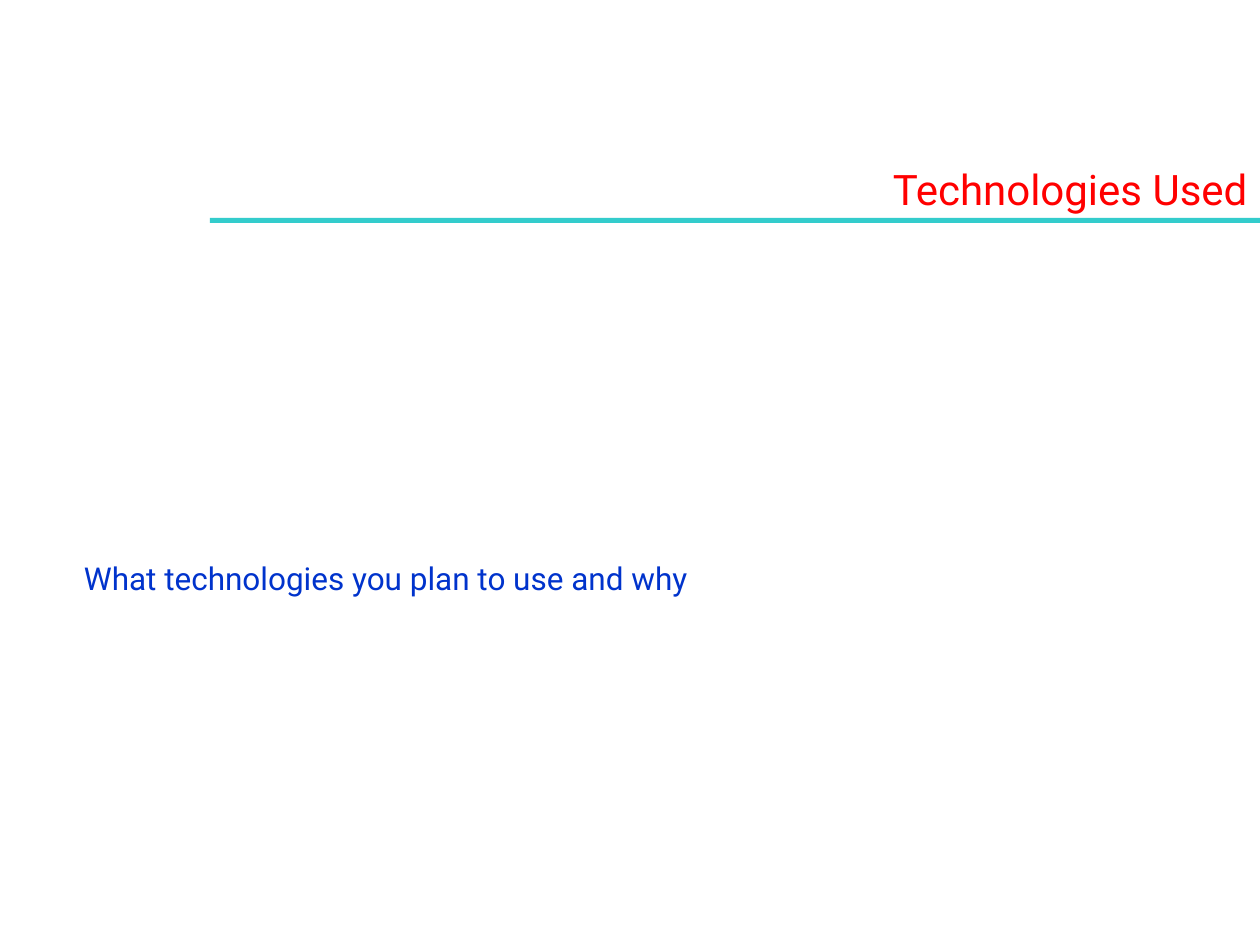
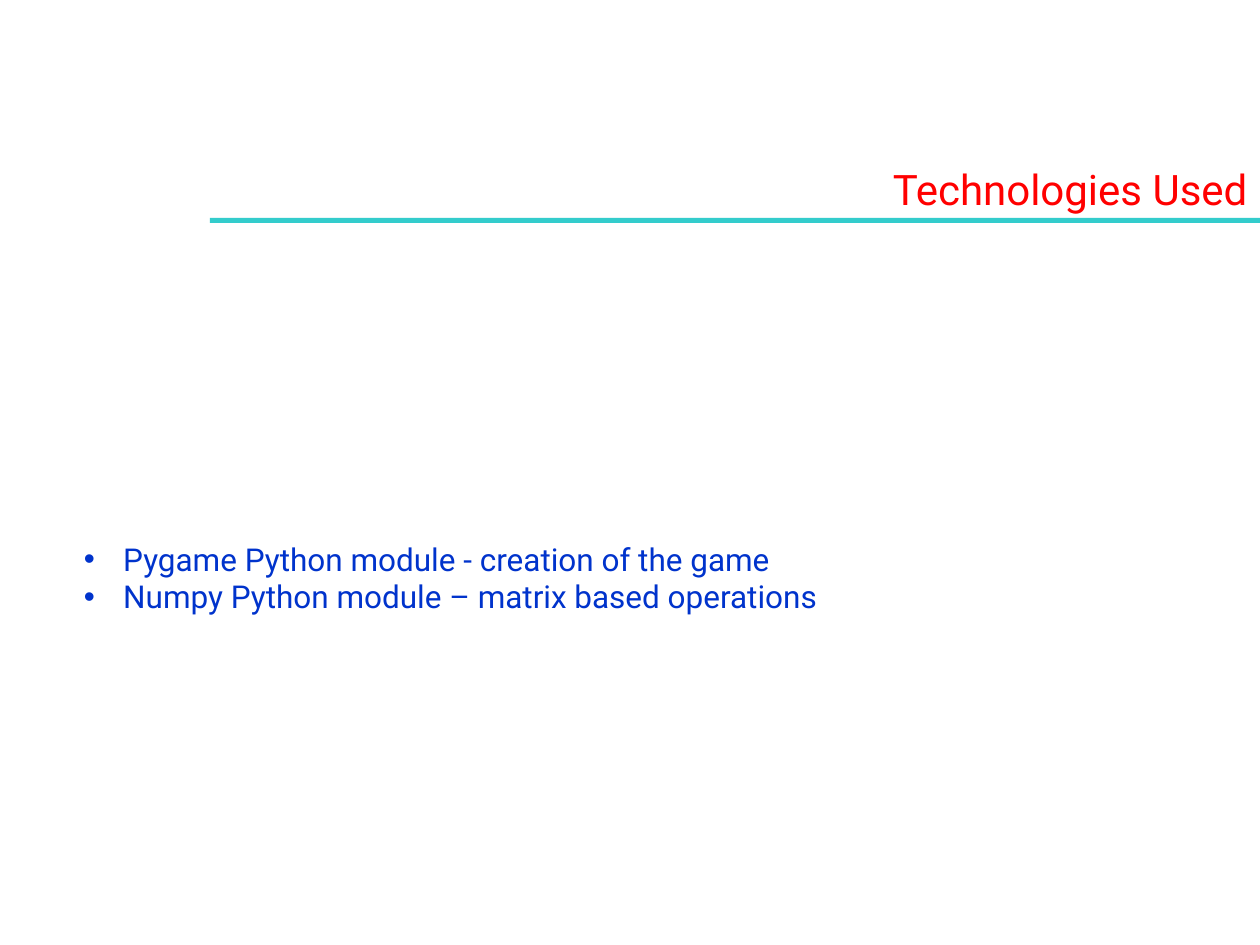
Before and after one commit to Surya-Narayan/Pacman, a slide deck: slide 9 of Resources/Presentation/Review 1 - Project Progress Presentation 2020.pptx (slide 8 before the commit). Drawn at 1260x945 pixels with LibreOffice and Linux fonts; fonts in the diff are those of the drawing; background and template pictures are left out. Boxes give left, top, right and bottom in pixels: in the first picture for what was removed or moved away, otherwise in the second. Text is boxed around its words. In the diff, an @@ line names an element or a change of style, - is before the commit and + after.

Commit message:
User Characteristics,Dependancies and Modules Incomplete

```diff
--- a/Resources/Presentation/Review 1 - Project Progress Presentation 2020.pptx
+++ b/Resources/Presentation/Review 1 - Project Progress Presentation 2020.pptx
@@ text at [123,547,817,615]: text changed @@
-What technologies you plan to use and why
+• Pygame Python module - creation of the game
+• Numpy Python module – matrix based operations
```
Also in this commit, not shown: 4 other slides changed, 2 slides added, 1 slide removed.
